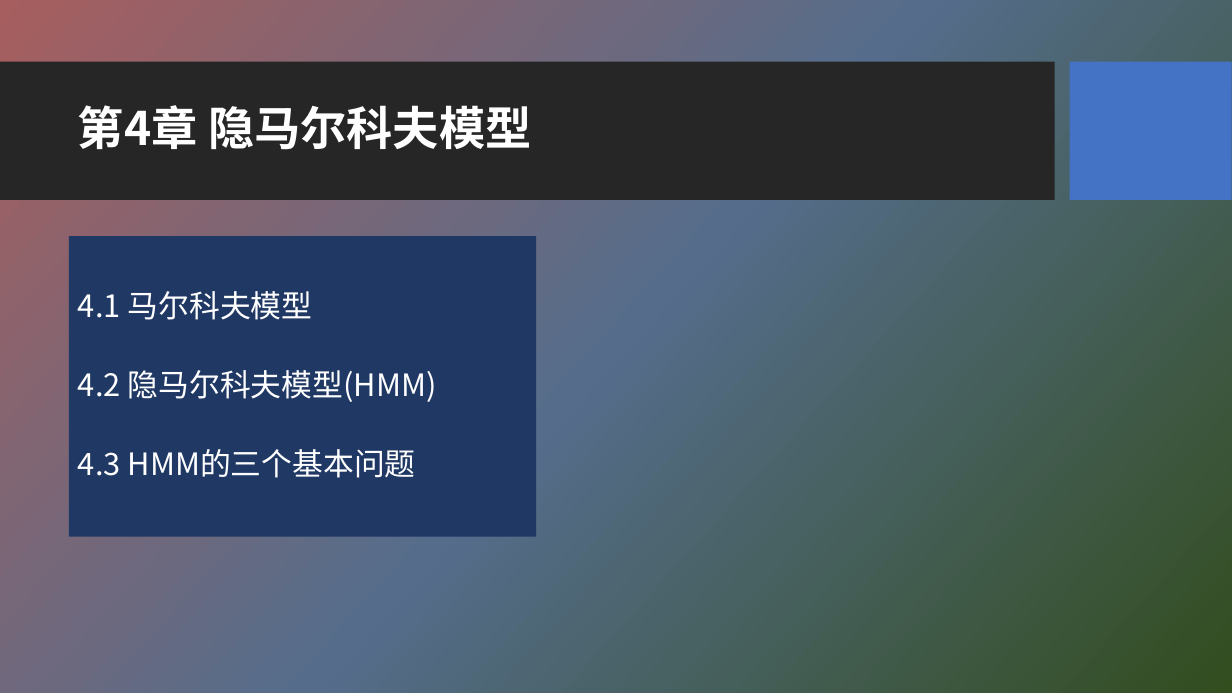
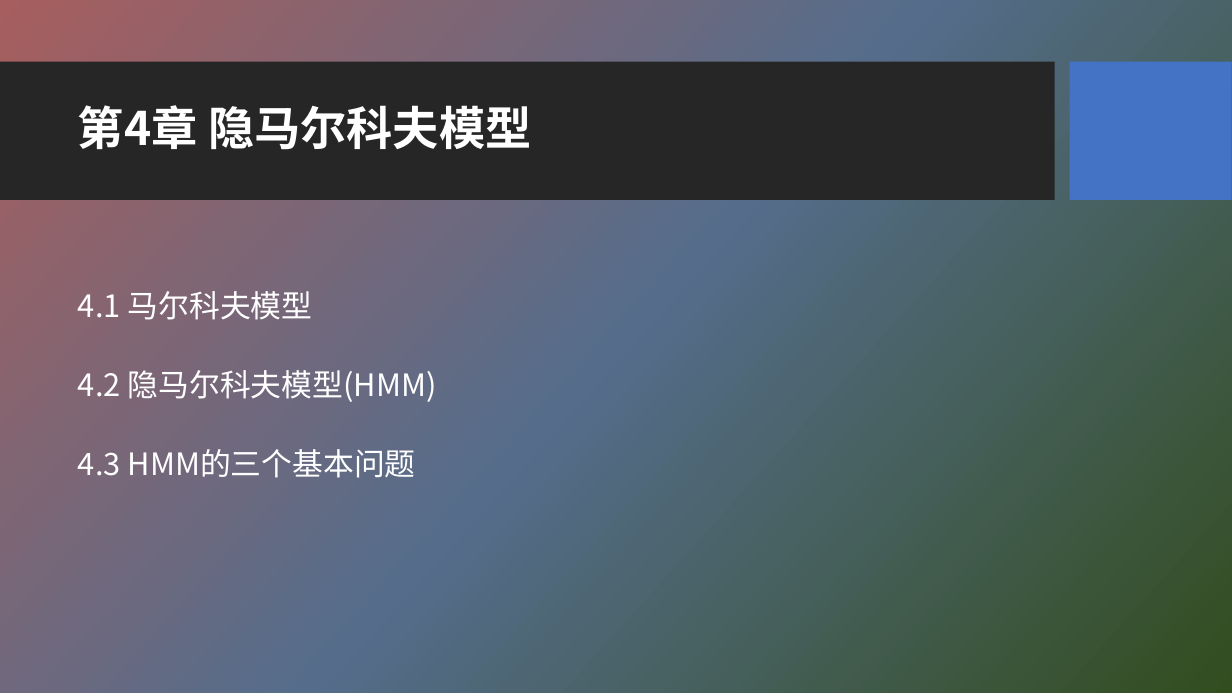
Before and after one commit to HBU/NLP_PPT, a slide deck: slide 2 of PPT-2020/ch04 隐马尔科夫模型.pptx. Drawn at 1232x693 pixels with LibreOffice and Linux fonts; fonts in the diff are those of the drawing; background and template pictures are left out. Boxes give left, top, right and bottom in pixels: in the first picture for what was removed or moved away, otherwise in the second. Text is boxed around its words. In the diff, an @@ line names an element or a change of style, - is before the commit and + after.

```diff
--- a/PPT-2020/ch04 隐马尔科夫模型.pptx
+++ b/PPT-2020/ch04 隐马尔科夫模型.pptx
@@ text "4.1 马尔科夫模型": place and size @@
-text "4.1 马尔科夫模型" at box(68, 237, 536, 537)
+text "4.1 马尔科夫模型" at box(78, 291, 437, 478)
@@ text "4.1 马尔科夫模型" at box(78, 291, 437, 478): fill #203864 to none @@
```
Also in this commit, not shown: 8 other slides changed, 2 slides added, 5 slides removed.
